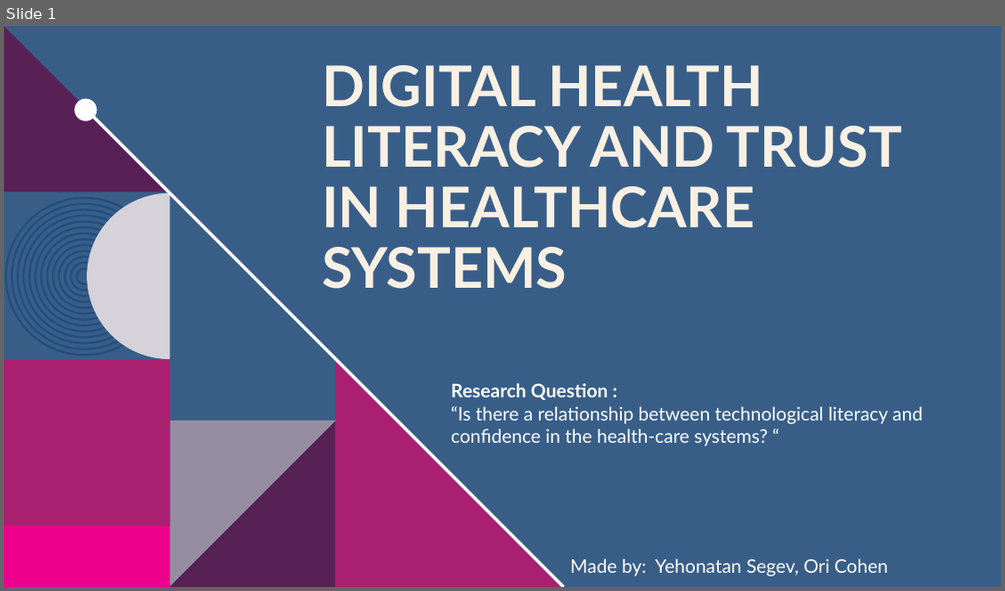
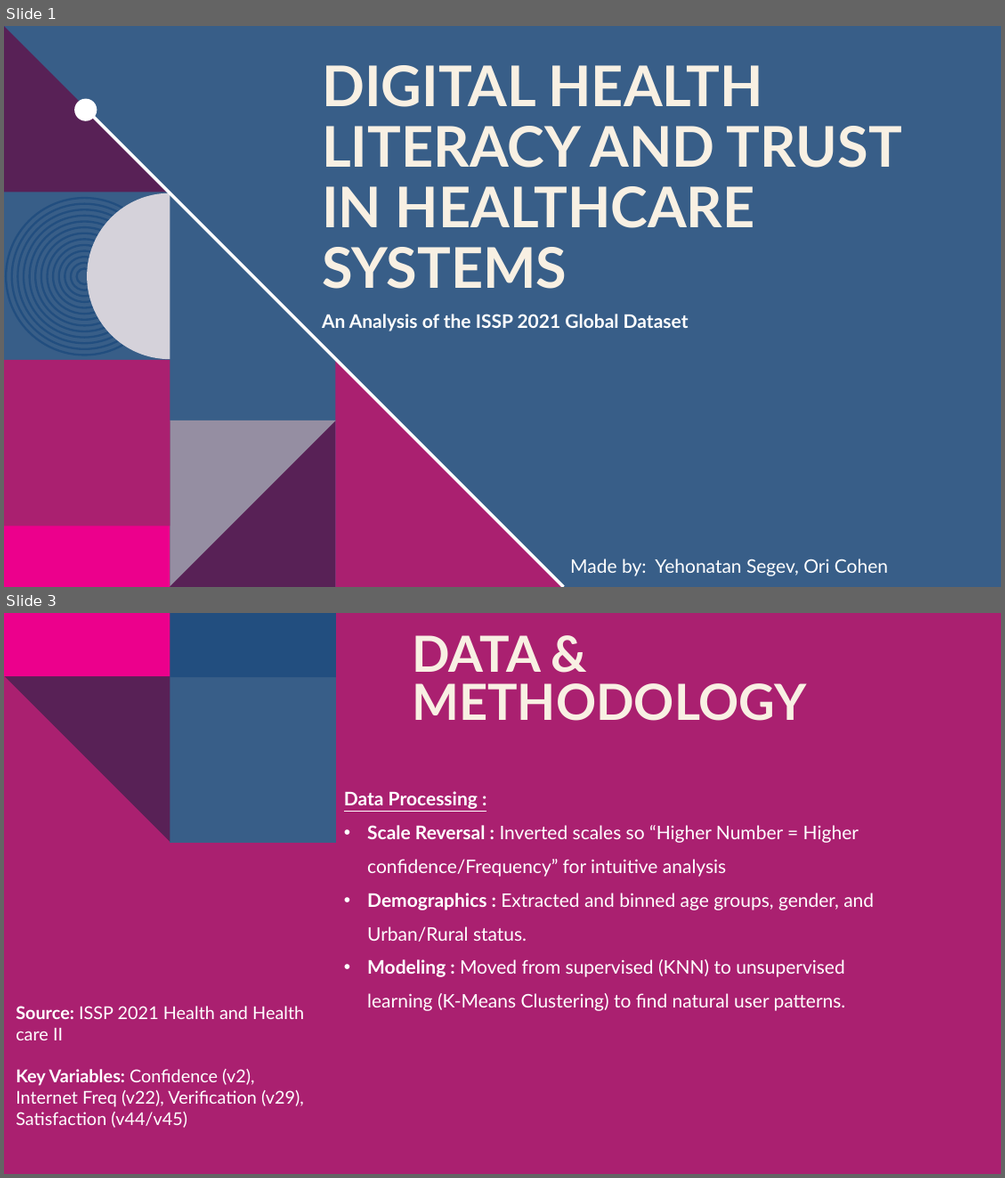
Before and after one commit to yonatanzxc123/ISSP-Health-Data-Analysis, a slide deck: Digital Health Literacy and Trust in Healthcare Systems.pptx. Shown one above the other, each under a label of ours: slide 1 before the commit, slides 1 and 3 after it; the slides between them are not shown. The pictures are 1005x591 and 1005x1178 pixels, drawn with LibreOffice and Linux fonts; fonts in the diff are those of the drawing; background and template pictures are left out. Boxes give left, top, right and bottom in pixels: in the first picture for what was removed or moved away, otherwise in the second. Text is boxed around its words. In the diff, an @@ line names an element or a change of style, - is before the commit and + after.

```diff
--- a/Digital Health Literacy and Trust in Healthcare Systems.pptx
+++ b/Digital Health Literacy and Trust in Healthcare Systems.pptx
@@ slide 3 added at bbox=[4, 613, 1001, 1174], background #AA2070 @@
@@ group added at bbox=[4, 613, 336, 843]: 3 rectangles, 1 freeform shape @@
@@ text added at bbox=[412, 635, 807, 721], 48 pt, text #F8F0E3, bold @@
+DATA & METHODOLOGY
@@ text added at bbox=[344, 791, 874, 1011], 18 pt, text #FFFFFF @@
+Data Processing :
+• Scale Reversal : Inverted scales so “Higher Number = Higher confidence/Frequency” for intuitive analysis
+• Demographics : Extracted and binned age groups, gender, and Urban/Rural status.
+• Modeling : Moved from supervised (KNN) to unsupervised learning (K-Means Clustering) to find natural user patterns.
@@ text added at bbox=[16, 1005, 304, 1127], 17 pt, text #FFFFFF @@
+Source: ISSP 2021 Health and Health care II
+Key Variables: Confidence (v2), Internet Freq (v22), Verification (v29), Satisfaction (v44/v45)
@@ slide 1 changed as well @@
@@ text at bbox=[322, 313, 688, 331]: text changed; bold on @@
-Research Question :
-“Is there a relationship between technological literacy and confidence in the health-care systems? “
+An Analysis of the ISSP 2021 Global Dataset
```
Also in this commit, not shown: 7 other slides added, 4 slides removed, 1 other file.
